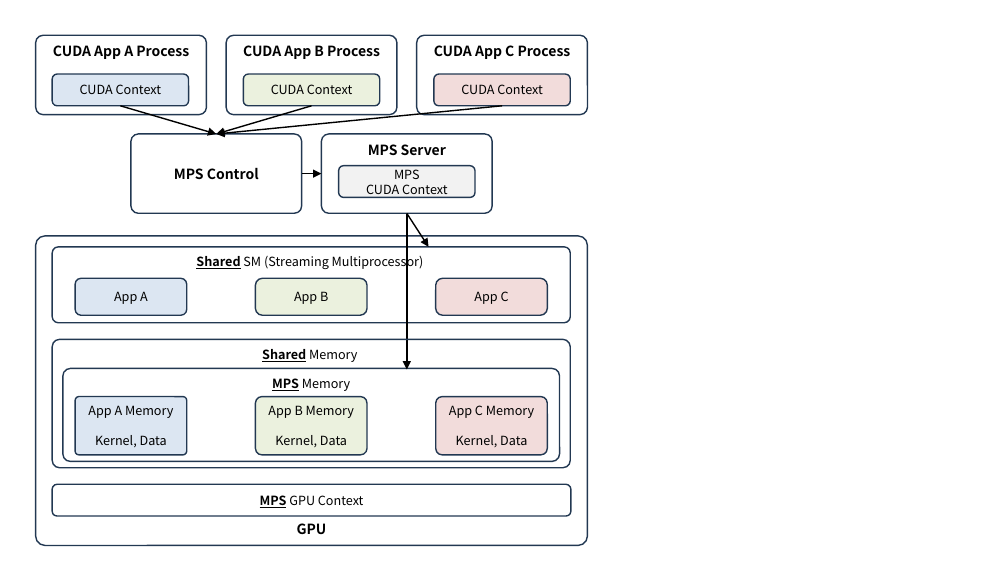
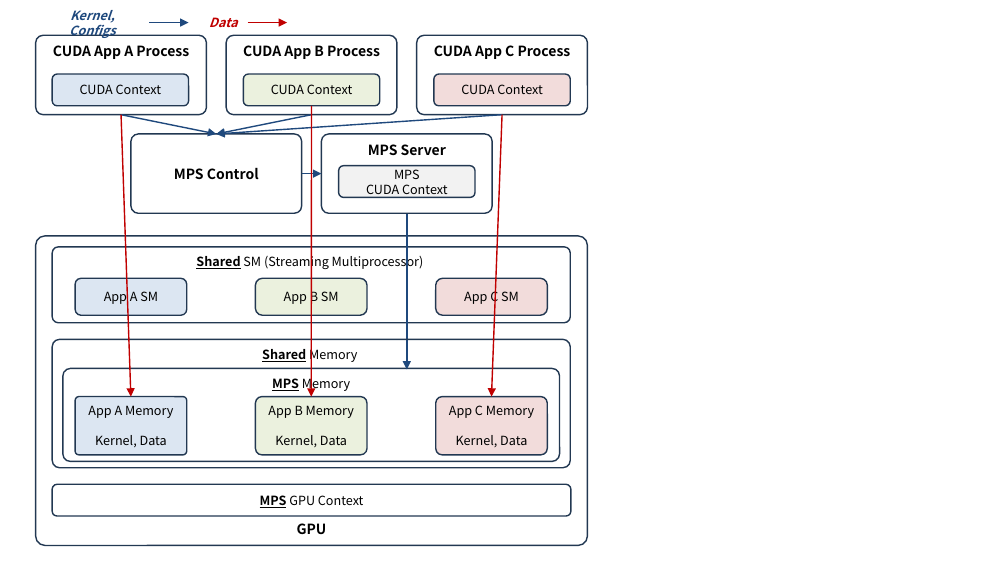
Before and after one commit to ssup2/blog-software, a slide deck: slide 4 of content/docs/theory-analysis/nvidia-gpu-sharing/images/images.pptx. Drawn at 1008x567 pixels with LibreOffice and Linux fonts; fonts in the diff are those of the drawing. Boxes give left, top, right and bottom in pixels: in the first picture for what was removed or moved away, otherwise in the second. Text is boxed around its words. In the diff, an @@ line names an element or a change of style, - is before the commit and + after.

```diff
--- a/content/docs/theory-analysis/nvidia-gpu-sharing/images/images.pptx
+++ b/content/docs/theory-analysis/nvidia-gpu-sharing/images/images.pptx
@@ text added at (69,10,116,38), 9 pt, text #1F497D, bold, italic @@
+Kernel, Configs
@@ arrow added from (149, 22) to (188, 22), #1F497D 1 pt @@
@@ text added at (209,17,238,27), 9 pt, text #C00000, bold, italic @@
+Data
@@ arrow added from (248, 22) to (287, 22), #C00000 1 pt @@
@@ arrow moved from (120, 106) - (217, 134) to (121, 115) - (217, 134) @@
@@ arrow (121, 115) - (217, 134): stroke #000000 1 pt to #1F497D 1 pt @@
@@ arrow added from (121, 115) to (131, 396), #C00000 1 pt @@
@@ arrow moved from (502, 106) - (217, 134) to (502, 115) - (217, 134) @@
@@ arrow (502, 115) - (217, 134): stroke #000000 1 pt to #1F497D 1 pt @@
@@ arrow moved from (311, 106) - (217, 134) to (311, 115) - (217, 134) @@
@@ arrow (311, 115) - (217, 134): stroke #000000 1 pt to #1F497D 1 pt @@
@@ arrow added from (311, 106) to (311, 396), #C00000 1 pt @@
@@ arrow added from (502, 115) to (492, 396), #C00000 1 pt @@
@@ arrow (301, 173) - (322, 173): stroke #000000 1 pt to #1F497D 1 pt @@
@@ arrow (407, 214) - (407, 370): stroke #000000 1 pt to #1F497D 1 pt @@
@@ arrow removed from (407, 214) to (428, 247) @@
@@ text in rounded rectangle at (104,288,158,304): text changed @@
-App A
+App A SM
@@ text in rounded rectangle at (284,288,339,305): text changed @@
-App B
+App B SM
@@ text in rounded rectangle at (464,288,519,305): text changed @@
-App C
+App C SM
```
Also in this commit, not shown: 7 other slides changed, 10 other files.
